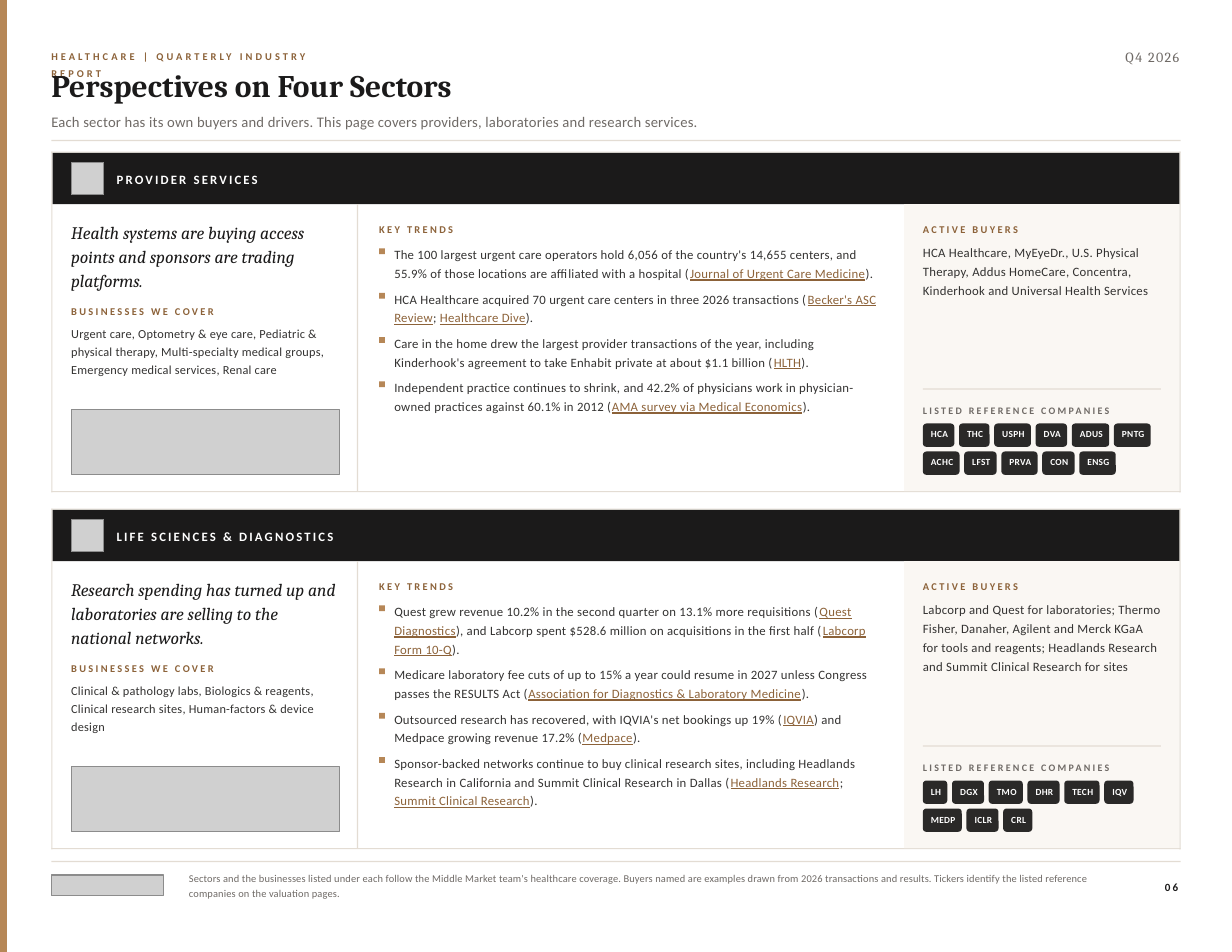
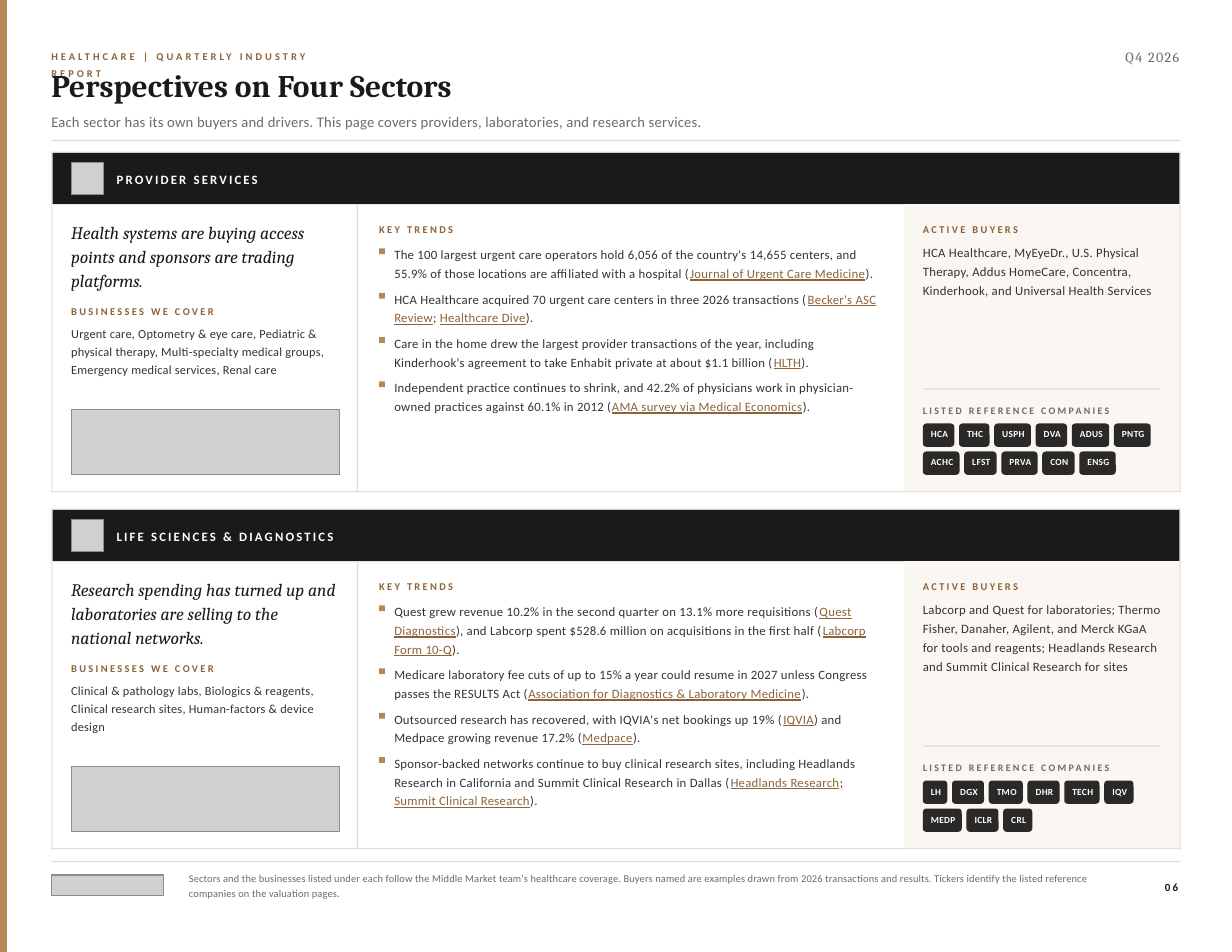
Before and after one commit to jp-hardin/about, a slide deck: slide 6 of mid-market-practice/_build/reports/healthcare-q4-2026/brief.pptx. Drawn at 1232x952 pixels with LibreOffice and Linux fonts; fonts in the diff are those of the drawing; grey boxes stand for pictures. Boxes give left, top, right and bottom in pixels: in the first picture for what was removed or moved away, otherwise in the second. Text is boxed around its words. In the diff, an @@ line names an element or a change of style, - is before the commit and + after.

```diff
--- a/mid-market-practice/_build/reports/healthcare-q4-2026/brief.pptx
+++ b/mid-market-practice/_build/reports/healthcare-q4-2026/brief.pptx
@@ text at <box>51,117,702,130</box>: text changed @@
-Each sector has its own buyers and drivers. This page covers providers, laboratories and research services.
+Each sector has its own buyers and drivers. This page covers providers, laboratories, and research services.
@@ text at <box>923,248,1152,297</box>: text changed @@
-HCA Healthcare, MyEyeDr., U.S. Physical Therapy, Addus HomeCare, Concentra, Kinderhook and Universal Health Services
+HCA Healthcare, MyEyeDr., U.S. Physical Therapy, Addus HomeCare, Concentra, Kinderhook, and Universal Health Services
@@ text at <box>923,605,1160,671</box>: text changed @@
-Labcorp and Quest for laboratories; Thermo Fisher, Danaher, Agilent and Merck KGaA for tools and reagents; Headlands Research and Summit Clinical Research for sites
+Labcorp and Quest for laboratories; Thermo Fisher, Danaher, Agilent, and Merck KGaA for tools and reagents; Headlands Research and Summit Clinical Research for sites
```
Also in this commit, not shown: 18 other slides changed, 36 other files.
